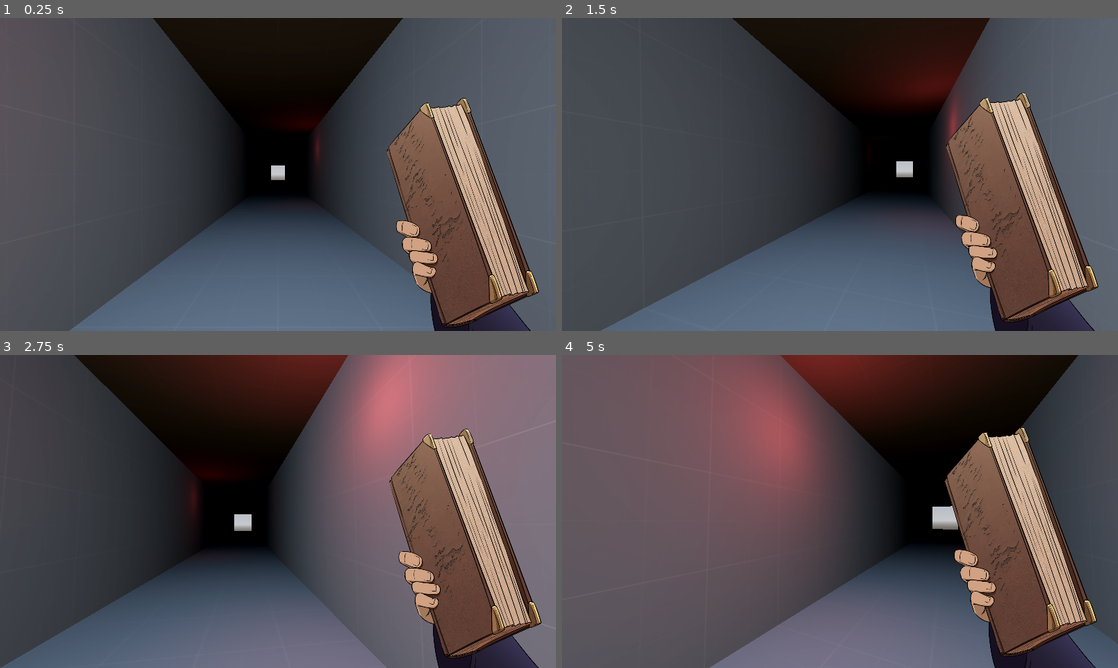
Above: before the commit, frames 1-4 (two rows, left to right).
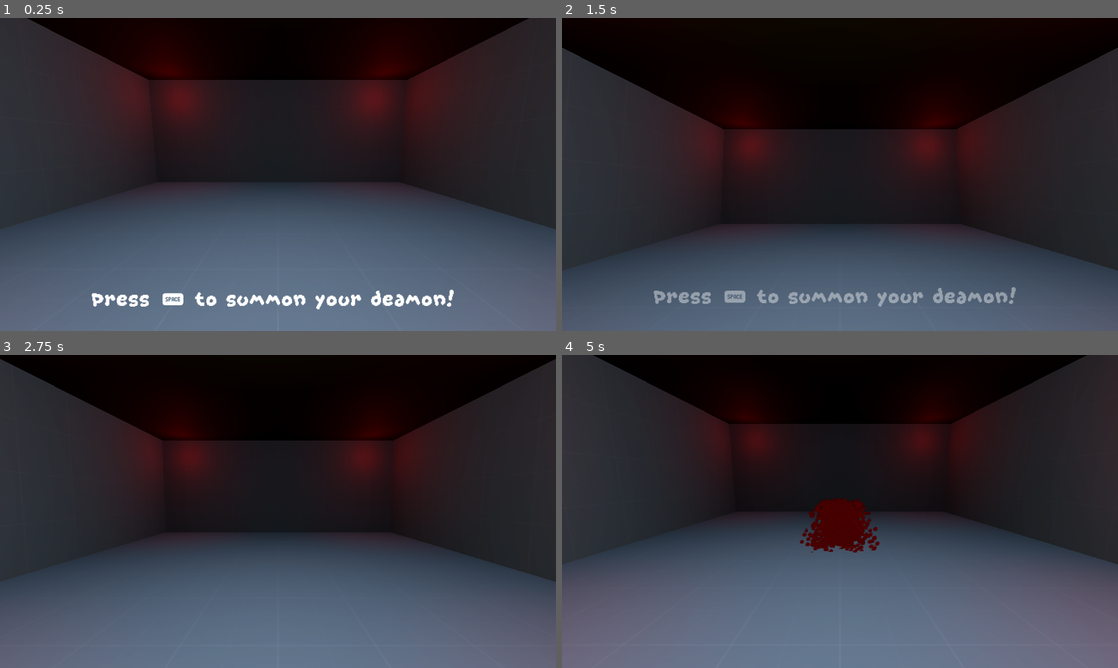
Above: after the commit, the same moments.

Repository: Bigaston/LDJam55
Game: Godot game, scene res://scenes/main.tscn
The game is run twice, just before and just after one commit, with the same random seed, the same clock (stepped at 60 frames per second) and the same inputs. Before the commit the project starts from res://scenes/game/level.tscn.
Inputs (mouse positions are in pixels of both pictures, inside the frame that each line leads up to):
- Up to frame 1 (0.25 s): no input
- Up to frame 2 (1.5 s): move the mouse to (867, 174) at 0.52 s; hold W (move_forward) from 0.53 s (still down); tap Space (use_spell) at 0.6, 1.35 s; move the mouse to (812, 174) at 1.27 s
- Up to frame 3 (2.75 s): keep holding W (move_forward); move the mouse to (289, 505) at 2.02 s; tap Space (use_spell) at 2.1 s
- Up to frame 4 (5 s): keep holding W (move_forward); move the mouse to (834, 517) at 2.77 s; tap Space (use_spell) at 2.85, 3.6, 4.35 s; move the mouse to (878, 514) at 3.52 s; move the mouse to (795, 508) at 4.27 s

The runs differ from the first frame. In frame 1, 69% of the frame differs, in the area x 0-100%, y 0-100%; in frame 2, 68%; in frame 3, 60%; in frame 4, 81%.

Commit message:
Game can restart

Diff:
--- a/objects/Monster.gd
+++ b/objects/Monster.gd
@@ -77,5 +77,6 @@
 		random_part(part, true)
 
 func _on_area_3d_body_entered(body: Node3D) -> void:
-	if body is CharacterBody3D:
-		print("TMOR")
+	if body is Player:
+		body.kill_player()
+		is_going = false
--- a/objects/Player.gd
+++ b/objects/Player.gd
@@ -1,4 +1,5 @@
 extends CharacterBody3D
+class_name Player
 
 @export var opened_book_speed: float = 3.0
 @export var speed: float = 5.0
@@ -15,6 +16,8 @@
 
 @onready var neck := $Neck
 @onready var camera := $Neck/Camera3D
+
+var can_restart = false
 
 signal spell_used(spell)
 
@@ -72,5 +75,14 @@
 	else:
 		book.close_book()
 
+	if Input.is_action_just_released("use_spell"):
+		get_node("/root/Main").change_scene_async("res://scenes/game/level.tscn")
+
 func _on_book_spell_used(spell: Variant) -> void:
 	spell_used.emit(spell)
+
+func kill_player():
+	$AnimationPlayer.play("Death")
+
+func enable_restart():
+	can_restart = true
--- a/objects/Player.tscn
+++ b/objects/Player.tscn
@@ -1,9 +1,91 @@
-[gd_scene load_steps=4 format=3 uid="uid://ge5vudlmrbfh"]
+[gd_scene load_steps=9 format=3 uid="uid://ge5vudlmrbfh"]
 
 [ext_resource type="Script" path="res://objects/Player.gd" id="1_ck6yg"]
 [ext_resource type="PackedScene" uid="uid://dijrqujuat5md" path="res://objects/ui/Book.tscn" id="2_ph60a"]
+[ext_resource type="FontFile" uid="uid://cuy7ri4b1ts8c" path="res://resources/fonts/More 15.ttf" id="3_onvmg"]
 
 [sub_resource type="CapsuleShape3D" id="CapsuleShape3D_bd5pr"]
+
+[sub_resource type="StyleBoxFlat" id="StyleBoxFlat_gos4k"]
+bg_color = Color(0, 0, 0, 1)
+
+[sub_resource type="LabelSettings" id="LabelSettings_m5saf"]
+font = ExtResource("3_onvmg")
+font_size = 76
+font_color = Color(0.947406, 3.77826e-06, 1.73271e-06, 1)
+
+[sub_resource type="Animation" id="Animation_4atok"]
+resource_name = "Death"
+length = 5.0
+tracks/0/type = "value"
+tracks/0/imported = false
+tracks/0/enabled = true
+tracks/0/path = NodePath("EndScreen/FadePanel:modulate")
+tracks/0/interp = 2
+tracks/0/loop_wrap = true
+tracks/0/keys = {
+"times": PackedFloat32Array(0, 1, 3),
+"transitions": PackedFloat32Array(1, 1, 1),
+"update": 0,
+"values": [Color(1, 1, 1, 0), Color(1, 1, 1, 0), Color(1, 1, 1, 1)]
+}
+tracks/1/type = "position_3d"
+tracks/1/imported = false
+tracks/1/enabled = true
+tracks/1/path = NodePath("Neck/Camera3D")
+tracks/1/interp = 2
+tracks/1/loop_wrap = true
+tracks/1/keys = PackedFloat32Array(0, 1, 0, 0.5, 0, 1, 1, 0, -0.5, -0.6)
+tracks/2/type = "rotation_3d"
+tracks/2/imported = false
+tracks/2/enabled = true
+tracks/2/path = NodePath("Neck/Camera3D")
+tracks/2/interp = 2
+tracks/2/loop_wrap = true
+tracks/2/keys = PackedFloat32Array(0, 1, 0, 0, 0, 1, 1, 1, -0.220027, -0.169071, 0.195031, 0.940726)
+tracks/3/type = "value"
+tracks/3/imported = false
+tracks/3/enabled = true
+tracks/3/path = NodePath("EndScreen/YouAreDeadText:modulate")
+tracks/3/interp = 1
+tracks/3/loop_wrap = true
+tracks/3/keys = {
+"times": PackedFloat32Array(0, 3, 4),
+"transitions": PackedFloat32Array(1, 1, 1),
+"update": 0,
+"values": [Color(1, 1, 1, 0), Color(1, 1, 1, 0), Color(1, 1, 1, 1)]
+}
+tracks/4/type = "value"
+tracks/4/imported = false
+tracks/4/enabled = true
+tracks/4/path = NodePath("EndScreen/RichTextLabel:modulate")
+tracks/4/interp = 1
+tracks/4/loop_wrap = true
+tracks/4/keys = {
+"times": PackedFloat32Array(0, 4, 4.6),
+"transitions": PackedFloat32Array(1, 1, 1),
+"update": 0,
+"values": [Color(1, 1, 1, 0), Color(1, 1, 1, 0), Color(1, 1, 1, 1)]
+}
+tracks/5/type = "method"
+tracks/5/imported = false
+tracks/5/enabled = true
+tracks/5/path = NodePath(".")
+tracks/5/interp = 1
+tracks/5/loop_wrap = true
+tracks/5/keys = {
+"times": PackedFloat32Array(4.7),
+"transitions": PackedFloat32Array(1),
+"values": [{
+"args": [],
+"method": &"enable_restart"
+}]
+}
+
+[sub_resource type="AnimationLibrary" id="AnimationLibrary_m8dl8"]
+_data = {
+"Death": SubResource("Animation_4atok")
+}
 
 [node name="Player" type="CharacterBody3D" node_paths=PackedStringArray("book")]
 script = ExtResource("1_ck6yg")
@@ -31,4 +113,65 @@
 book_open = NodePath("Audio/BookOpen")
 book_flip = NodePath("Audio/BookFlip")
 
+[node name="EndScreen" type="Control" parent="."]
+layout_mode = 3
+anchors_preset = 15
+anchor_right = 1.0
+anchor_bottom = 1.0
+grow_horizontal = 2
+grow_vertical = 2
+mouse_filter = 2
+
+[node name="FadePanel" type="Panel" parent="EndScreen"]
+modulate = Color(1, 1, 1, 0)
+layout_mode = 1
+anchors_preset = 15
+anchor_right = 1.0
+anchor_bottom = 1.0
+grow_horizontal = 2
+grow_vertical = 2
+mouse_filter = 2
+theme_override_styles/panel = SubResource("StyleBoxFlat_gos4k")
+
+[node name="YouAreDeadText" type="Label" parent="EndScreen"]
+modulate = Color(1, 1, 1, 0)
+layout_mode = 1
+anchors_preset = 8
+anchor_left = 0.5
+anchor_top = 0.5
+anchor_right = 0.5
+anchor_bottom = 0.5
+offset_left = -45.0
+offset_top = -11.5
+offset_right = 45.0
+offset_bottom = 11.5
+grow_horizontal = 2
+grow_vertical = 2
+text = "YOU LOOSE !!!"
+label_settings = SubResource("LabelSettings_m5saf")
+
+[node name="RichTextLabel" type="RichTextLabel" parent="EndScreen"]
+modulate = Color(1, 1, 1, 0)
+layout_mode = 1
+anchors_preset = 8
+anchor_left = 0.5
+anchor_top = 0.5
+anchor_right = 0.5
+anchor_bottom = 0.5
+offset_left = -260.5
+offset_top = 44.5
+offset_right = 260.5
+offset_bottom = 109.5
+grow_horizontal = 2
+grow_vertical = 2
+theme_override_fonts/normal_font = ExtResource("3_onvmg")
+theme_override_font_sizes/normal_font_size = 64
+bbcode_enabled = true
+text = "Press [img]res://resources/ui/inputs/keyboard_space.png[/img] to restart"
+
+[node name="AnimationPlayer" type="AnimationPlayer" parent="."]
+libraries = {
+"": SubResource("AnimationLibrary_m8dl8")
+}
+
 [connection signal="spell_used" from="Book" to="." method="_on_book_spell_used"]
--- a/project.godot
+++ b/project.godot
@@ -12,14 +12,13 @@
 
 config/name="LDJam55"
 config/tags=PackedStringArray("gamejam")
-run/main_scene="res://scenes/game/level.tscn"
+run/main_scene="res://scenes/main.tscn"
 config/features=PackedStringArray("4.3", "Mobile")
 config/icon="res://icon.svg"
 
 [autoload]
 
 AudioManager="*res://scripts/AudioManager.gd"
-Global="*res://scripts/autoload/global.gd"
 CustomTypes="*res://scripts/autoload/custom_types.gd"
 
 [display]
--- a/scenes/game/level.tscn
+++ b/scenes/game/level.tscn
@@ -404,7 +404,6 @@
 monster_spawn = NodePath("../StartRoom/MonsterSpawn")
 player_scene = ExtResource("7_2wh5t")
 player_spawn = NodePath("../StartRoom/PlayerSpawn")
-skip_intro = true
 
 [node name="Camera3D" type="Camera3D" parent="Intro"]
 transform = Transform3D(-1, 2.20956e-07, 2.52554e-06, 0, 0.996195, -0.0871558, -2.53518e-06, -0.0871558, -0.996195, 0, 1.5, 1.3)
--- a/scripts/autoload/global.gd
+++ b/scenes/main.gd
@@ -1,4 +1,4 @@
-extends Node2D
+extends Node
 
 var current_scene: Node
 
@@ -8,7 +8,7 @@
 signal scene_loaded()
 
 func _ready():
-	change_scene(preload("res://scenes/other/boot_screen.tscn").instantiate())
+	change_scene(preload("res://scenes/game/level.tscn").instantiate())
 
 func _process(_delta):
 	if loading:
@@ -23,11 +23,11 @@
 			change_scene(new_packed_scene.instantiate())
 
 func change_scene(new_scene: Node):
-	add_child(new_scene)
-
 	if current_scene != null:
 		remove_child(current_scene)
 		current_scene.queue_free()
+
+	add_child(new_scene)
 
 	current_scene = new_scene
 
--- a/scenes/main.tscn
+++ b/scenes/main.tscn
@@ -1,3 +1,6 @@
-[gd_scene format=3 uid="uid://ccislvcdl4l25"]
+[gd_scene load_steps=2 format=3 uid="uid://ccislvcdl4l25"]
 
-[node name="Main" type="Node2D"]
+[ext_resource type="Script" path="res://scenes/main.gd" id="1_ts4ul"]
+
+[node name="Main" type="Node"]
+script = ExtResource("1_ts4ul")
--- a/scenes/other/boot_screen.gd
+++ b/scenes/other/boot_screen.gd
@@ -1,4 +1,4 @@
 extends Control
 
 func _on_animation_player_animation_finished(anim_name):
-	Global.change_scene_async("res://scenes/main.tscn")
+	get_node("/root/Main").change_scene_async("res://scenes/main.tscn")
